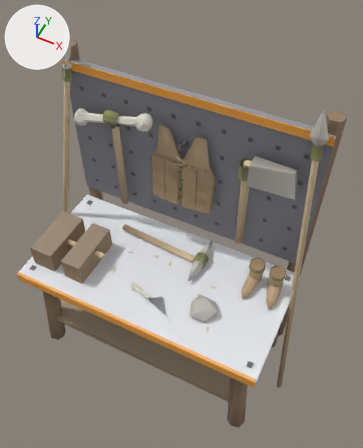
The glTF model assets/models/cabin/workbench_a.glb, before and after one commit.
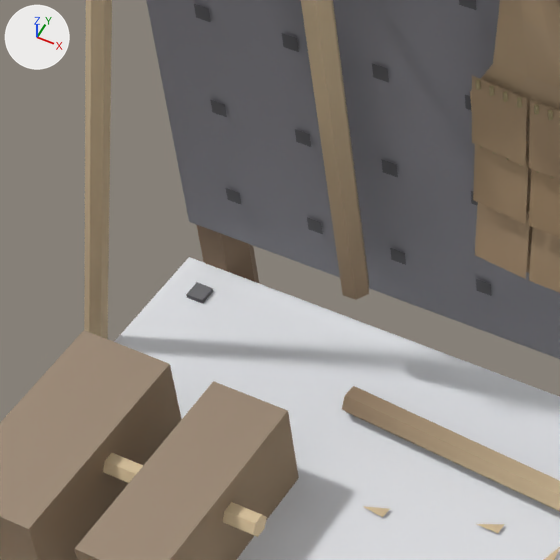
Old and new are each drawn whole from a camera (50 mm lens) standing at (0.749, -1.257, 2.613) and looking at (0.057, 0.127, 0.882) and again close up on the part from 12% to 47% of the width and 30% to 59% of the height. The axes (+X, +Y, +Z) are drawn at upper left. The lights are the same throughout. The first two pictures are the older version.

Names of what the first close-up shows: 'base', 'bone_armor', 'bone_spear', 'quarry_pick', 'stone_pick'.
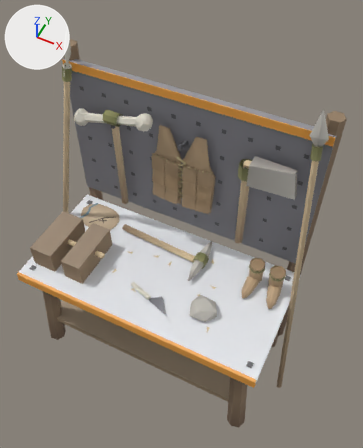
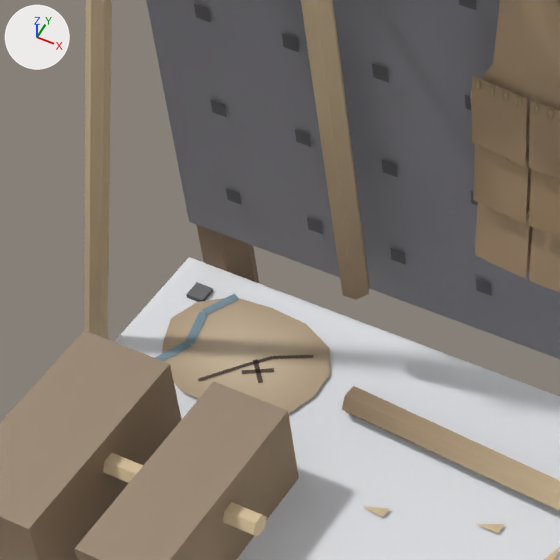
Edits to the bpy script that builds the scene:
```text
Add me_hide_map:
    me_hide_map.from_pydata(...)  # 47 vertices, 30 faces; spans x -0.577..-0.349, y 0.096..0.267, z 0.624..0.625
    me_hide_map.materials.append(mat_cabinvertex)
Add ob_hide_map:
    ob_hide_map = bpy.data.objects.new('hide_map', me_hide_map)
    ob_hide_map.location = (0.0, 0.0, 0.0)
```

Boxes (x1, y1, x2, y2) around the edits, measured in the close-ups (560 x 560 px):
'hide_map', added (beige): after (155, 293, 330, 414)
